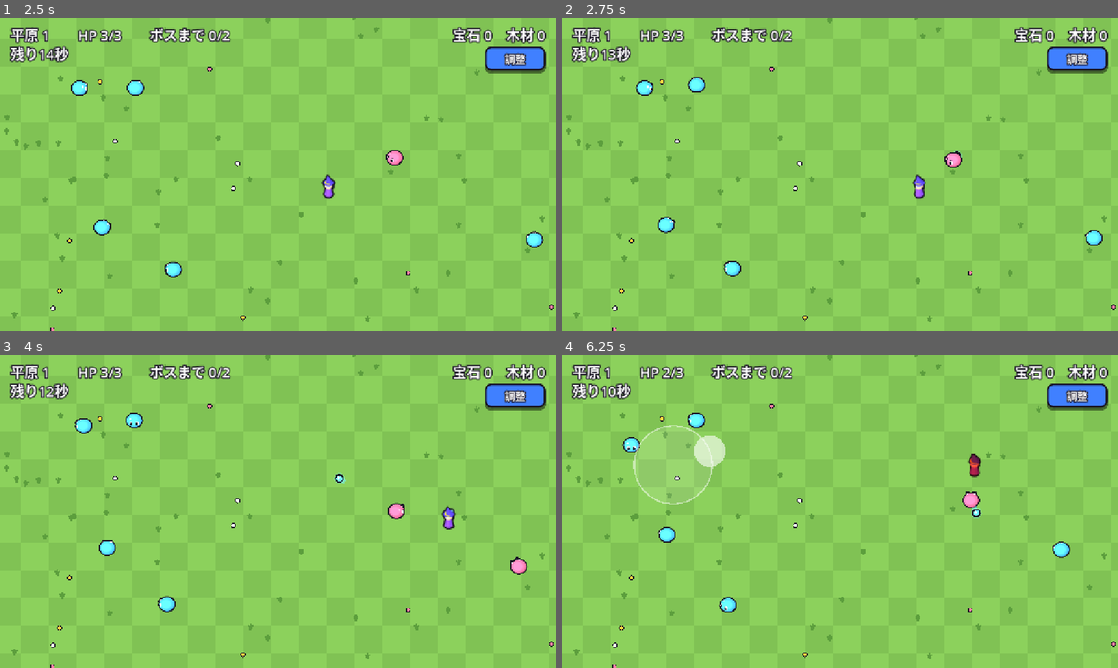
Above: before the commit, frames 1-4 (two rows, left to right).
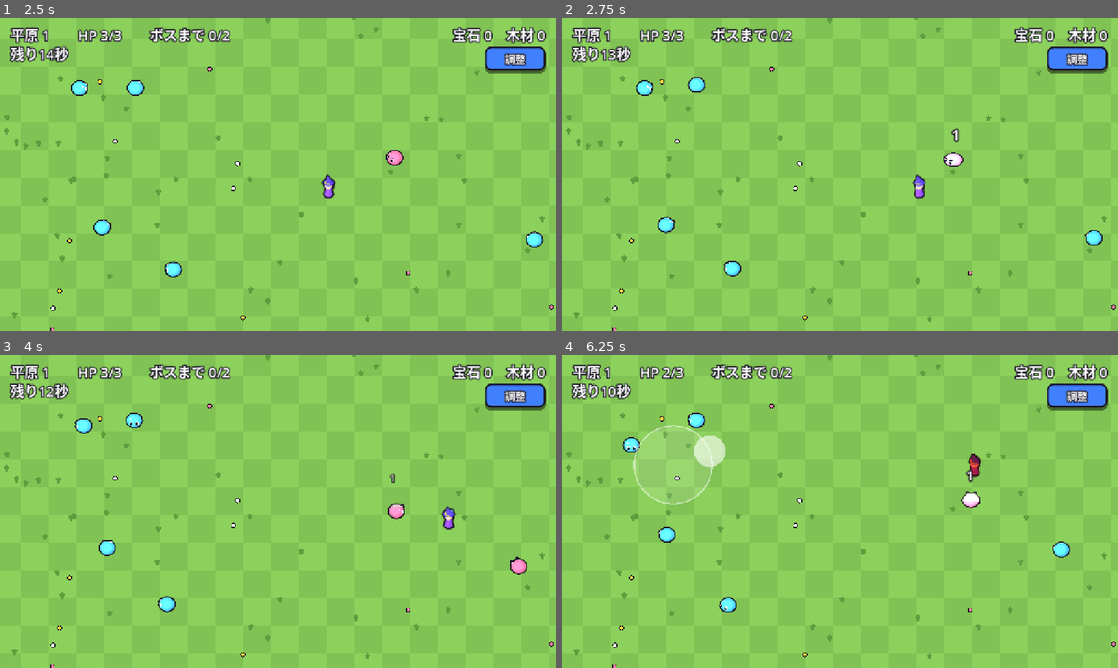
Above: after the commit, the same moments.

Repository: elefolo4565/fantasyIncremental
Game: Godot game, scene res://scenes/run/run.tscn
Same seed, same stepped clock (60 frames per second), same inputs: the game is played once before the commit and once after it. This scene is started directly instead of the project's main scene.
Inputs (mouse positions are in pixels of both pictures, inside the frame that each line leads up to):
- Up to frame 1 (2.5 s): click "調整" at 0.5 s; click "閉じる" at 1.25 s; move the mouse to (400, 158) at 2.02 s; hold Right (ui_right) from 2.03 s (still down); click (400, 158) at 2.17 s
- Up to frame 2 (2.75 s): keep holding Right (ui_right)
- Up to frame 3 (4 s): release Right (ui_right) at 2.75 s; drag from (166, 527) to (400, 489) at 2.77 s; move the mouse to (333, 442) at 3.52 s; hold Right (ui_right) from 3.53 s (still down)
- Up to frame 4 (6.25 s): release Right (ui_right) at 4.25 s; drag from (812, 574) to (673, 464) at 4.27 s; move the mouse to (1006, 558) at 5.02 s; hold Left (ui_left) 5.03-5.75 s; drag from (673, 464) to (756, 433) at 5.77 s

Frame 1 is identical in both runs. In frame 2, 0.2% of the frame differs, in the area x 68-73%, y 35-48%; in frame 3, 0.1%; in frame 4, 0.2%, in the area x 71-76%, y 36-53%.

Commit message:
プレイヤーの魔法弾がまた敵に当たるようにする
PR #39 で敵を物理の層 enemy（2番）に移したとき、魔法弾（Area2D）の当たる相手が
world（1番）のままだったので、敵をすり抜けていた。collision_mask を 3 にする。

Co-Authored-By: Claude Opus 5.5 (1M context) <noreply@anthropic.com>
Claude-Session: https://claude.ai/code/session_01TUik1f4JSHLmG8xXeEbnoe

Diff:
--- a/scenes/bolt/bolt.gd
+++ b/scenes/bolt/bolt.gd
@@ -3,6 +3,7 @@
 ## 魔法弾。まっすぐ飛び、当たった物の耐久を減らす。
 ## 草地（Grass）の中では遅くなり、そのぶん射程を余計に使う（遅くなっても進む距離は遅くなる前の分だけ数える）。
 ## 魔導樹の Pierce で貫通し、Ricochet で最後の1発のあと別の物へ跳ね返る。
+## 当たる相手は物理の層 world（1番、木）と enemy（2番、敵）。bolt.tscn の collision_mask = 3。
 
 const RADIUS := 7.0
 const COLOR := Color(0.45, 0.95, 1.0)
--- a/scenes/bolt/bolt.tscn
+++ b/scenes/bolt/bolt.tscn
@@ -6,6 +6,8 @@
 radius = 7.0
 
 [node name="Bolt" type="Area2D"]
+collision_layer = 0
+collision_mask = 3
 script = ExtResource("1_bolt")
 
 [node name="CollisionShape2D" type="CollisionShape2D" parent="."]
